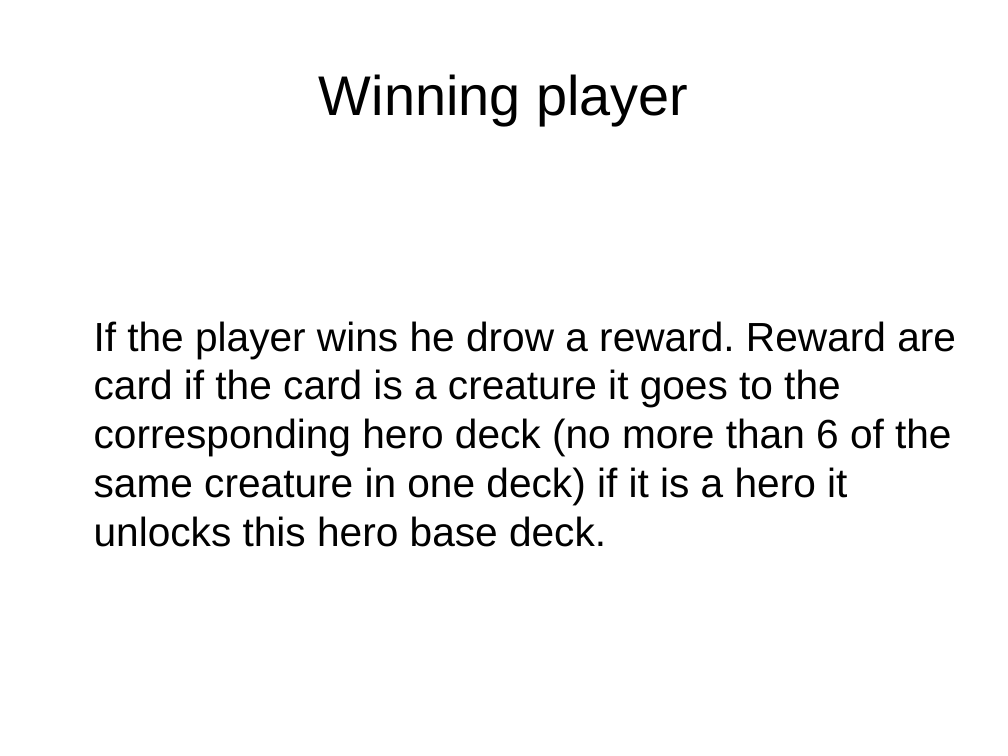
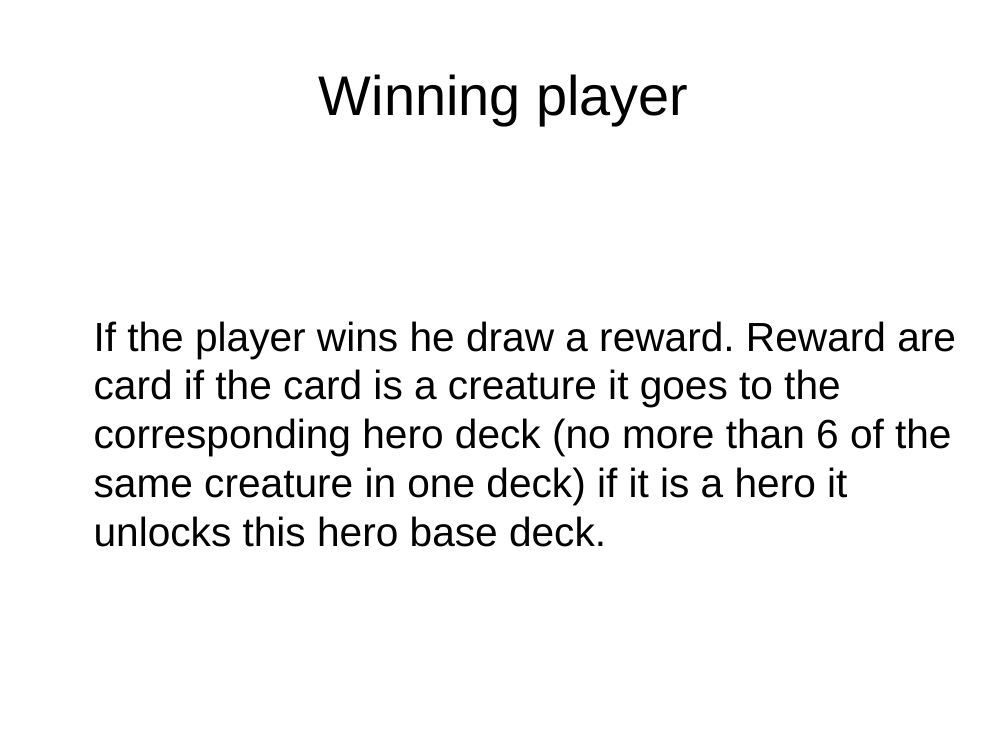
Before and after one commit to idolord/CryptDuel, a slide deck: slide 3 of documentation/game developpement CDC.odp. Drawn at 1008x756 pixels with LibreOffice and Linux fonts; fonts in the diff are those of the drawing. Boxes give left, top, right and bottom in pixels: in the first picture for what was removed or moved away, otherwise in the second. Text is boxed around its words. In the diff, an @@ line names an element or a change of style, - is before the commit and + after.

```diff
--- a/documentation/game developpement CDC.odp
+++ b/documentation/game developpement CDC.odp
@@ text at <box>94,321,956,547</box>: text changed @@
-If the player wins he drow a reward. Reward are card if the card is a creature it goes to the corresponding hero deck (no more than 6 of the same creature in one deck) if it is a hero it unlocks this hero base deck.
+If the player wins he draw a reward. Reward are card if the card is a creature it goes to the corresponding hero deck (no more than 6 of the same creature in one deck) if it is a hero it unlocks this hero base deck.
```
Also in this commit, not shown: 1 other file.
